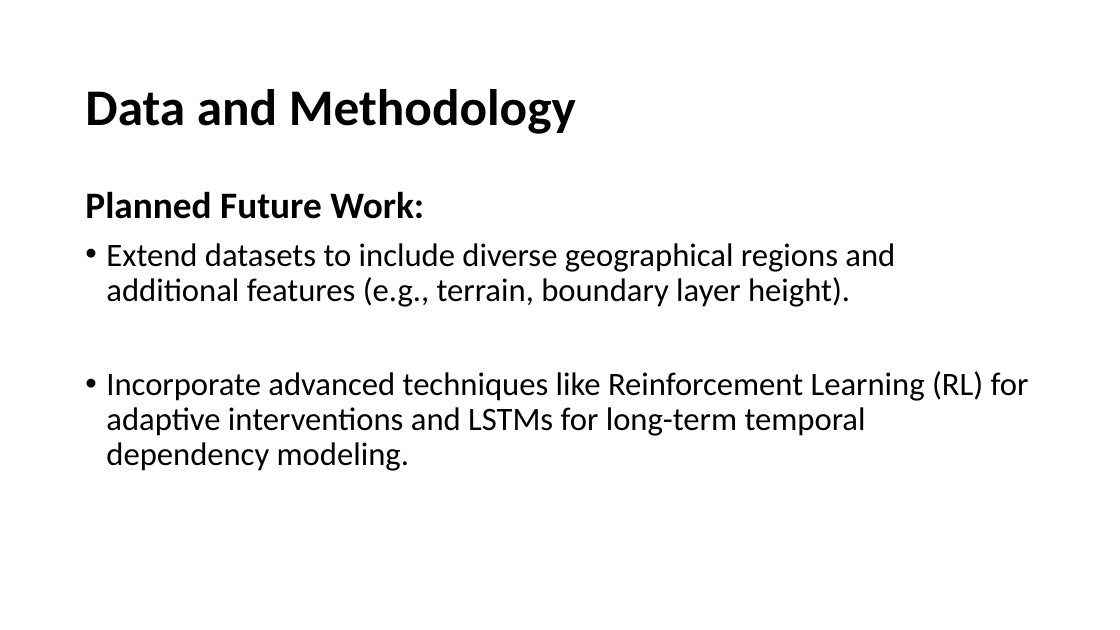
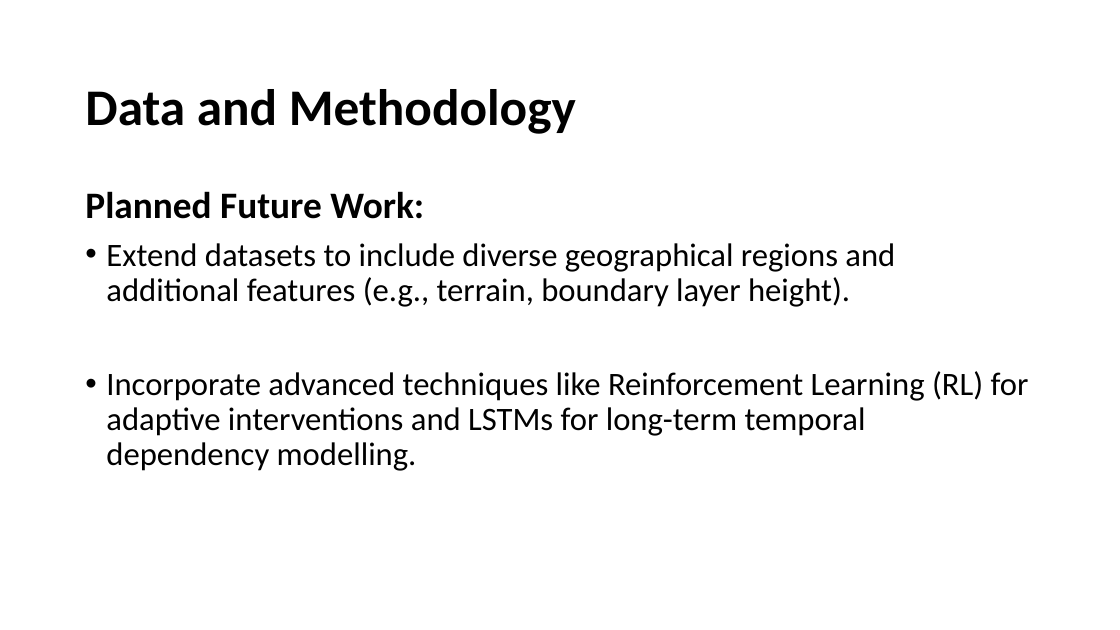
Before and after one commit to urssanj00/VNIT-AAI-SEM2, a slide deck: slide 5 of SEM-2/MINI_PROJECT/VNIT_PRESENTATION_PM2.pptx. Drawn at 1120x630 pixels with LibreOffice and Linux fonts; fonts in the diff are those of the drawing. Boxes give left, top, right and bottom in pixels: in the first picture for what was removed or moved away, otherwise in the second. Text is boxed around its words. In the diff, an @@ line names an element or a change of style, - is before the commit and + after.

```diff
--- a/SEM-2/MINI_PROJECT/VNIT_PRESENTATION_PM2.pptx
+++ b/SEM-2/MINI_PROJECT/VNIT_PRESENTATION_PM2.pptx
@@ text at <box>106,371,1029,471</box>: text changed @@
-• Incorporate advanced techniques like Reinforcement Learning (RL) for adaptive interventions and LSTMs for long-term temporal dependency modeling.
+• Incorporate advanced techniques like Reinforcement Learning (RL) for adaptive interventions and LSTMs for long-term temporal dependency modelling.
```
Also in this commit, not shown: 5 other slides changed.
